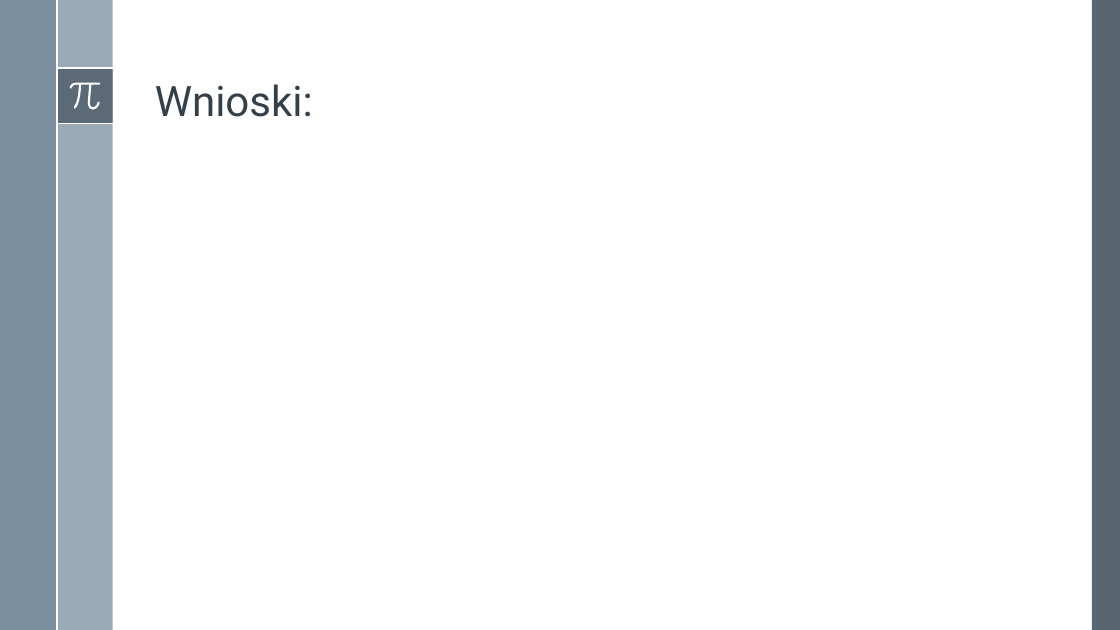
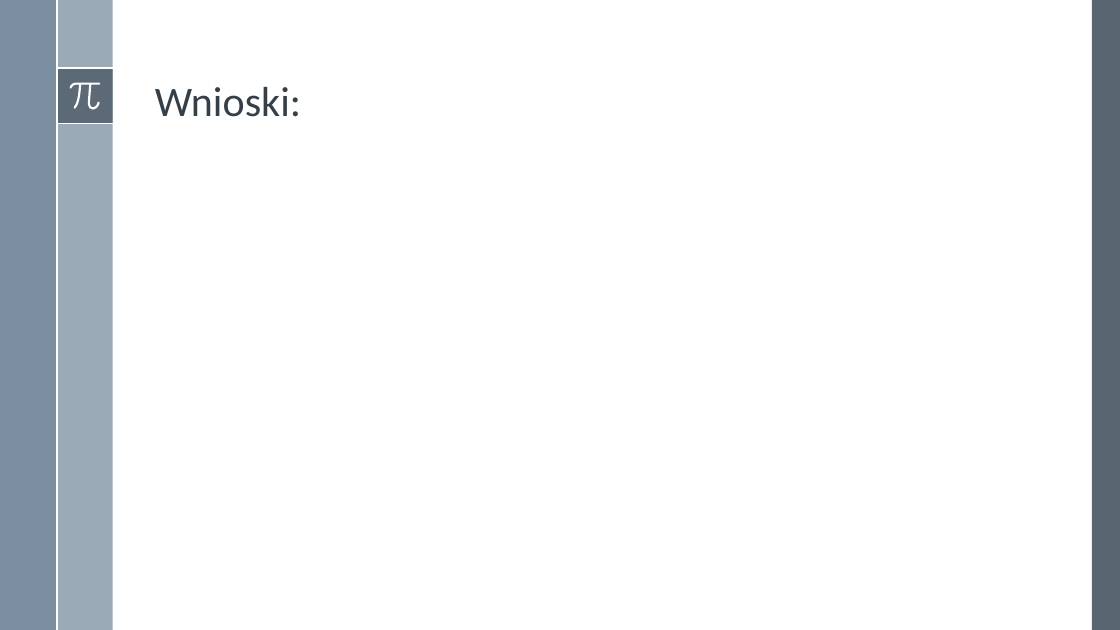
Before and after one commit to adamgracikowski/Numerical-Methods, a slide deck: slide 25 of Project2/Presentation/P2Z20_AGR.pptx. Drawn at 1120x630 pixels with LibreOffice and Linux fonts; fonts in the diff are those of the drawing; grey boxes stand for pictures. Boxes give left, top, right and bottom in pixels: in the first picture for what was removed or moved away, otherwise in the second. Text is boxed around its words. In the diff, an @@ line names an element or a change of style, - is before the commit and + after.

Commit message:
fix font in presentation in project2

```diff
--- a/Project2/Presentation/P2Z20_AGR.pptx
+++ b/Project2/Presentation/P2Z20_AGR.pptx
@@ title "Wnioski:" at (155, 87, 301, 117): font Roboto to Calibri @@
```
Also in this commit, not shown: 20 other slides changed.
